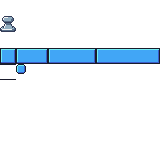
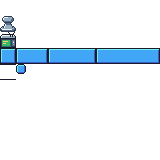
The second w=160, h=160 image is a revision of the first. Changes to its layers:
painted on "TextureSheet.png" over bbox(0, 32, 16, 48)
